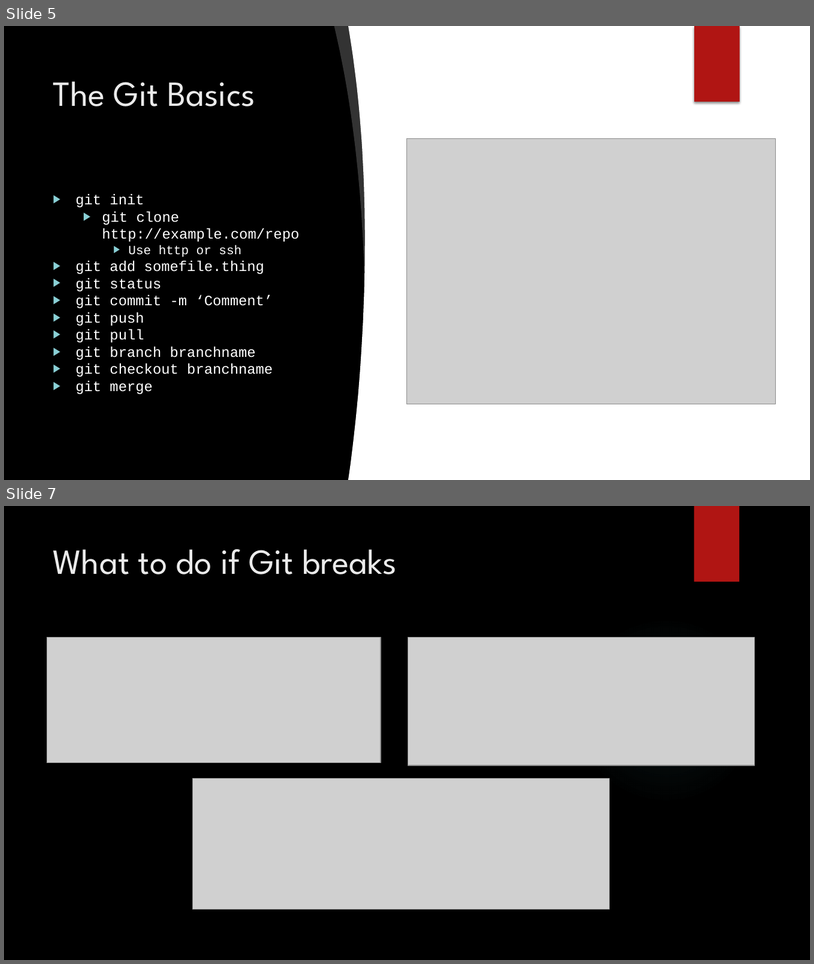
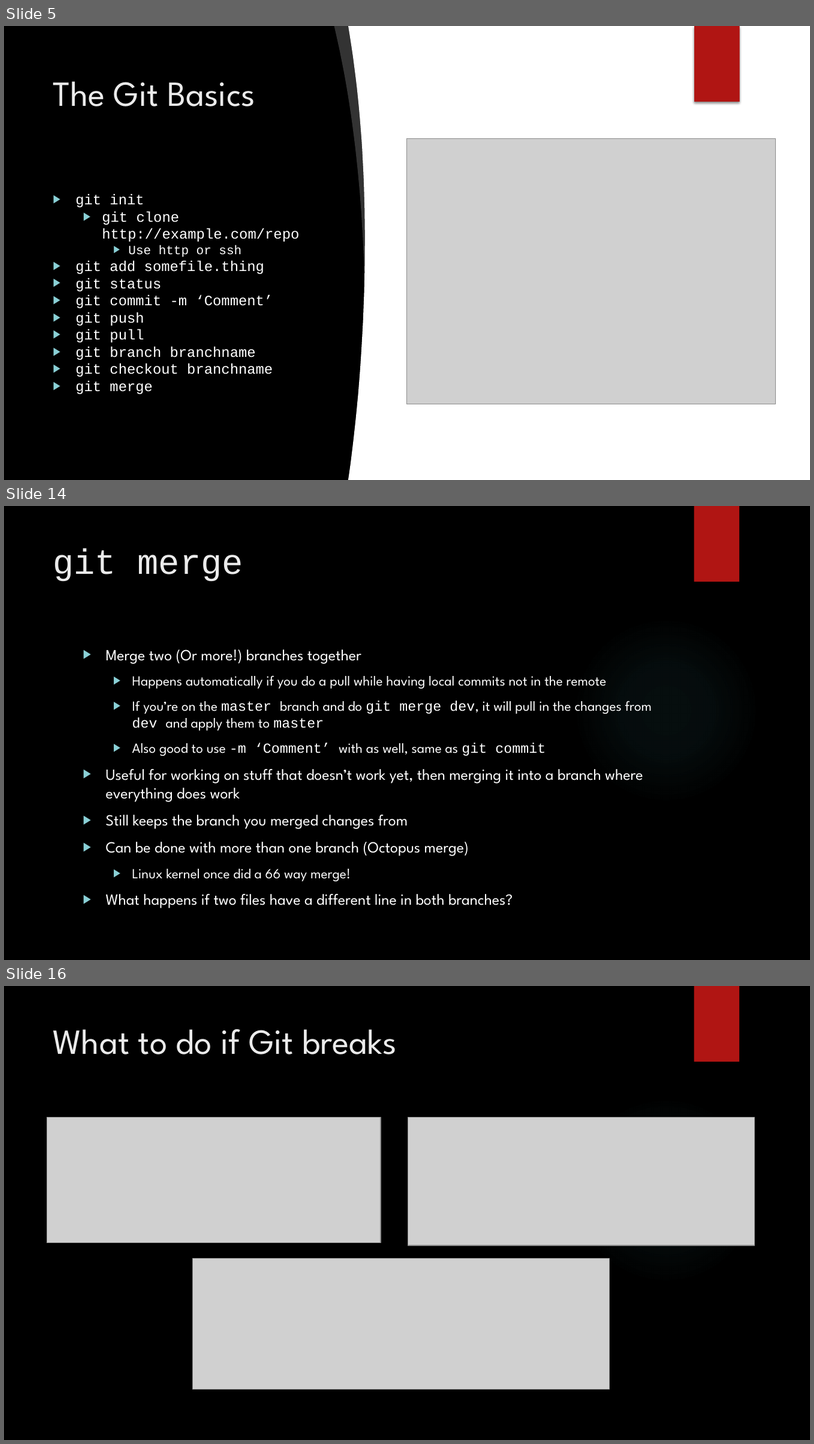
Before and after one commit to dvdmuckle/git101, a slide deck: Git 101.pptx. Shown one above the other, each under a label of ours: slides 5 and 7 before the commit, slides 5, 14 and 16 after it; the slides between them are not shown. The pictures are 814x964 and 814x1444 pixels, drawn with LibreOffice and Linux fonts; fonts in the diff are those of the drawing; grey boxes stand for pictures; background and template pictures are left out. Boxes give left, top, right and bottom in pixels: in the first picture for what was removed or moved away, otherwise in the second. Text is boxed around its words. In the diff, an @@ line names an element or a change of style, - is before the commit and + after.

```diff
--- a/Git 101.pptx
+++ b/Git 101.pptx
@@ slide 14 added at (4,506,810,960), background picture (left out); not listed: 2 template elements that a slide beside it also shows @@
@@ title added at (53,549,243,581), 42 pt, text #EBEBEB @@
+git merge
@@ text added at (106,649,653,908), 18.5 pt, text #FFFFFF @@
+▶ Merge two (Or more!) branches together
+  ▶ Happens automatically if you do a pull while having local commits not in the remote
+  ▶ If you’re on the master branch and do git merge dev, it will pull in the changes from dev and apply them to master
+  ▶ Also good to use -m ‘Comment’ with as well, same as git commit
+▶ Useful for working on stuff that doesn’t work yet, then merging it into a branch where everything does work
+▶ Still keeps the branch you merged changes from
+▶ Can be done with more than one branch (Octopus merge)
+  ▶ Linux kernel once did a 66 way merge!
+▶ What happens if two files have a different line in both branches?
@@ what was slide 7 is now slide 16 @@
```
Also in this commit, not shown: 2 slides changed, 9 other slides added, 1 other file.
